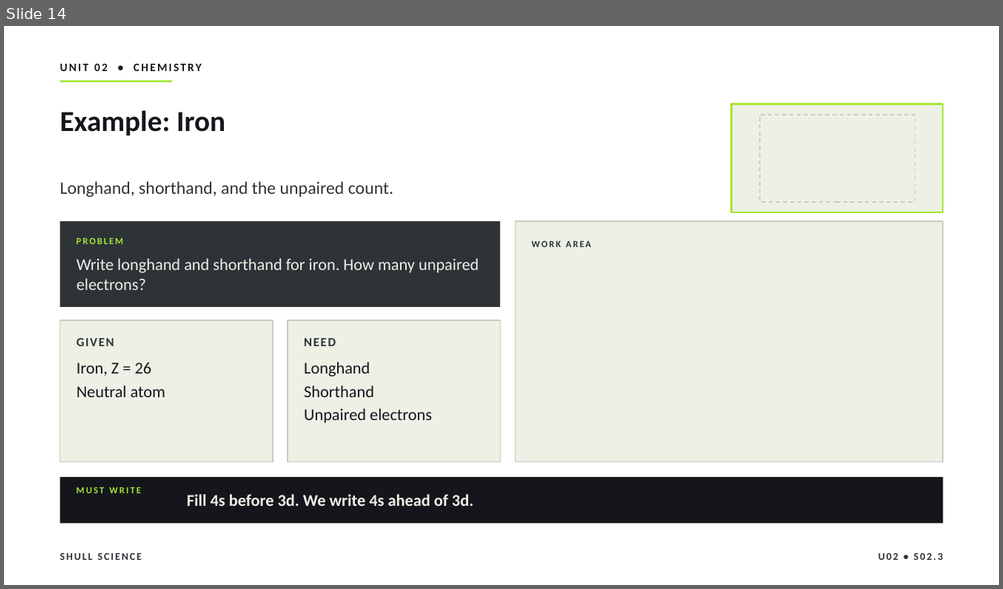
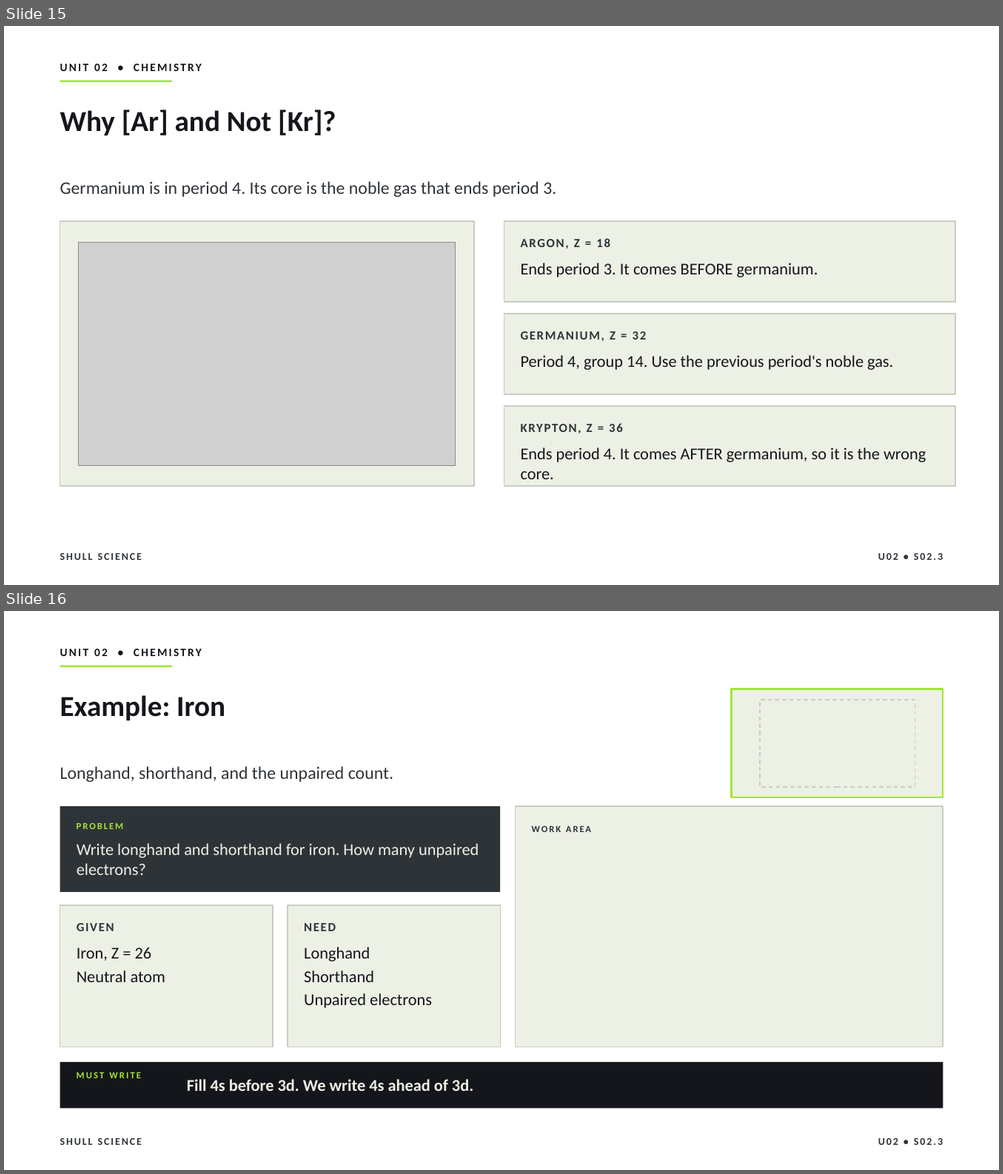
Before and after one commit to Hayabusa015/WorkWork, a slide deck: deliverables/chem-u02/SHULL_CHEM_Slides_U02_S02.3.pptx. Shown one above the other, each under a label of ours: slide 14 before the commit, slides 15 and 16 after it. The pictures are 1003x589 and 1003x1174 pixels, drawn with LibreOffice and Linux fonts; fonts in the diff are those of the drawing; grey boxes stand for pictures. Boxes give left, top, right and bottom in pixels: in the first picture for what was removed or moved away, otherwise in the second. Text is boxed around its words. In the diff, an @@ line names an element or a change of style, - is before the commit and + after.

```diff
--- a/deliverables/chem-u02/SHULL_CHEM_Slides_U02_S02.3.pptx
+++ b/deliverables/chem-u02/SHULL_CHEM_Slides_U02_S02.3.pptx
@@ slide 15 added at (4, 26, 999, 585), background #FFFFFF; not listed: 2 template elements that a slide beside it also shows @@
@@ text added at (60, 64, 202, 71), 11 pt, text #14161B, bold @@
+UNIT 02 • CHEMISTRY
@@ title added at (60, 110, 336, 136), 28 pt, text #14161B, bold @@
+Why [Ar] and Not [Kr]?
@@ text added at (60, 181, 556, 197), 17 pt, text #2E3338 @@
+Germanium is in period 4. Its core is the noble gas that ends period 3.
@@ rectangle added at (60, 221, 474, 486), fill #EDF0E5, outline #C8CDC2 1 pt @@
@@ rectangle added at (504, 221, 956, 302), fill #EDF0E5, outline #C8CDC2 1 pt @@
@@ picture added at (79, 242, 455, 466) @@
@@ text added at (521, 239, 580, 249), 12 pt, text #2E3338, bold @@
+ARGON, Z = 18
@@ text added at (521, 263, 818, 278), 16 pt, text #14161B @@
+Ends period 3. It comes BEFORE germanium.
@@ rectangle added at (504, 314, 956, 395), fill #EDF0E5, outline #C8CDC2 1 pt @@
@@ text added at (609, 332, 615, 340), 12 pt, text #2E3338, bold @@
+GERMANIUM, Z = 32
@@ text added at (521, 355, 893, 370), 16 pt, text #14161B @@
+Period 4, group 14. Use the previous period's noble gas.
@@ rectangle added at (504, 406, 956, 486), fill #EDF0E5, outline #C8CDC2 1 pt @@
@@ text added at (521, 424, 592, 434), 12 pt, text #2E3338, bold @@
+KRYPTON, Z = 36
@@ text added at (521, 448, 925, 463), 16 pt, text #14161B @@
+Ends period 4. It comes AFTER germanium, so it is the wrong core.
@@ text added at (878, 554, 942, 560), 10 pt, text #2E3338, bold @@
+U02 • S02.3
@@ what was slide 14 is now slide 16 @@
```
Also in this commit, not shown: 4 slides changed, 4 other slides added, 1 slide removed, 2 other files.
